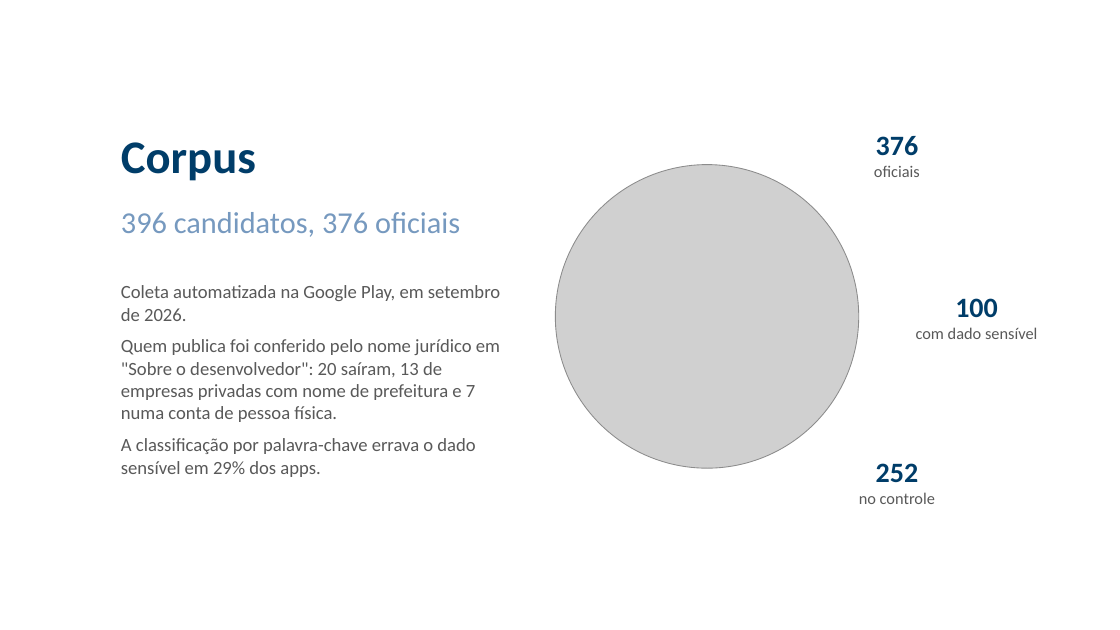
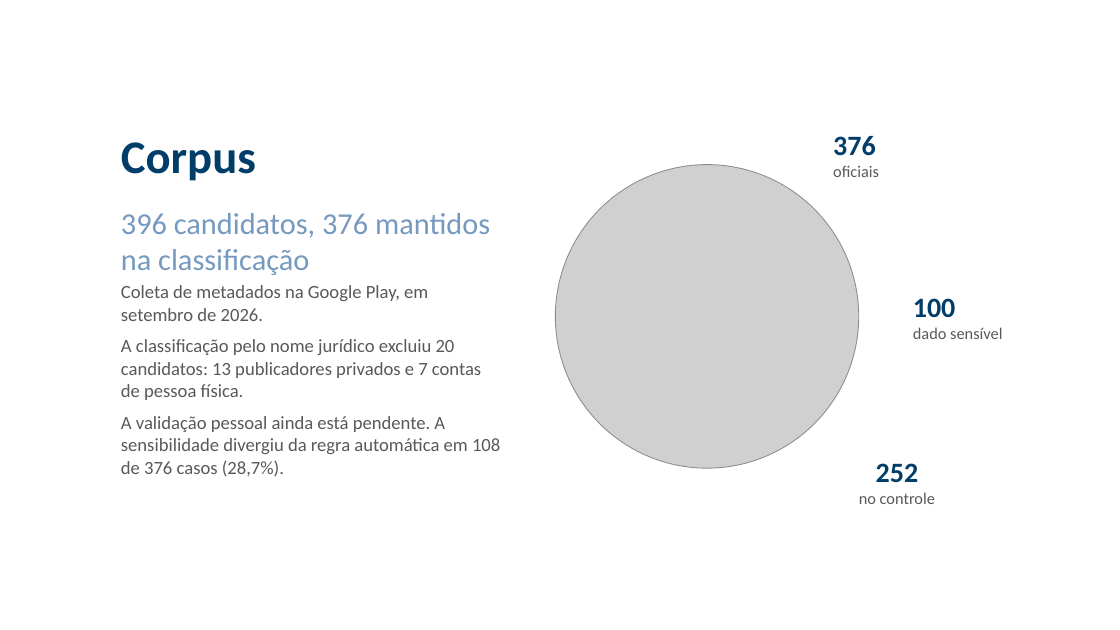
Before and after one commit to ClaudioAMF1/TCC, a slide deck: slide 8 of tcc/apresentacao/simulacao-defesa-rascunho.pptx. Drawn at 1120x630 pixels with LibreOffice and Linux fonts; fonts in the diff are those of the drawing; grey boxes stand for pictures; background and template pictures are left out. Boxes give left, top, right and bottom in pixels: in the first picture for what was removed or moved away, otherwise in the second. Text is boxed around its words. In the diff, an @@ line names an element or a change of style, - is before the commit and + after.

```diff
--- a/tcc/apresentacao/simulacao-defesa-rascunho.pptx
+++ b/tcc/apresentacao/simulacao-defesa-rascunho.pptx
@@ text "376" at (833,136,879,177): alignment centre to left @@
@@ text at (121,213,490,275): text changed @@
-396 candidatos, 376 oficiais
+396 candidatos, 376 mantidos na classificação
@@ text at (121,285,500,477): text changed @@
-Coleta automatizada na Google Play, em setembro de 2026.
-Quem publica foi conferido pelo nome jurídico em "Sobre o desenvolvedor": 20 saíram, 13 de empresas privadas com nome de prefeitura e 7 numa conta de pessoa física.
-A classificação por palavra-chave errava o dado sensível em 29% dos apps.
+Coleta de metadados na Google Play, em setembro de 2026.
+A classificação pelo nome jurídico excluiu 20 candidatos: 13 publicadores privados e 7 contas de pessoa física.
+A validação pessoal ainda está pendente. A sensibilidade divergiu da regra automática em 108 de 376 casos (28,7%).
@@ text at (913,298,956,317): alignment centre to left @@
@@ text at (913,327,1002,339): text changed @@
-com dado sensível
+dado sensível
```
Also in this commit, not shown: 9 other slides changed, 3 slides added, 3 slides removed, 15 other files.
